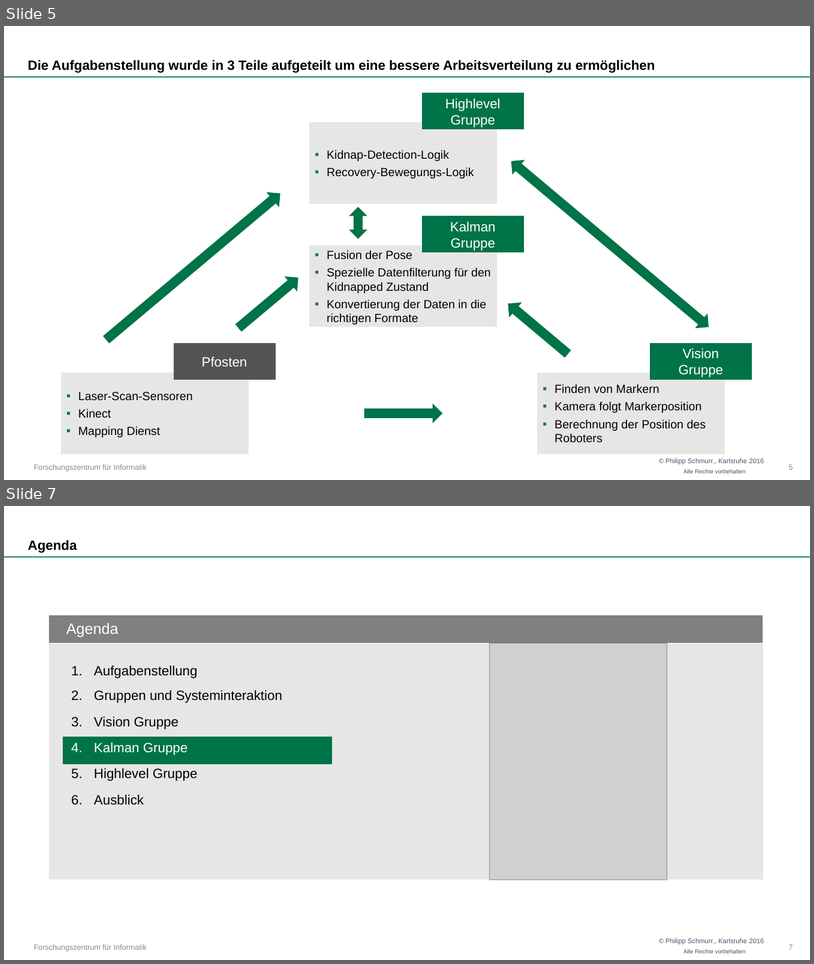
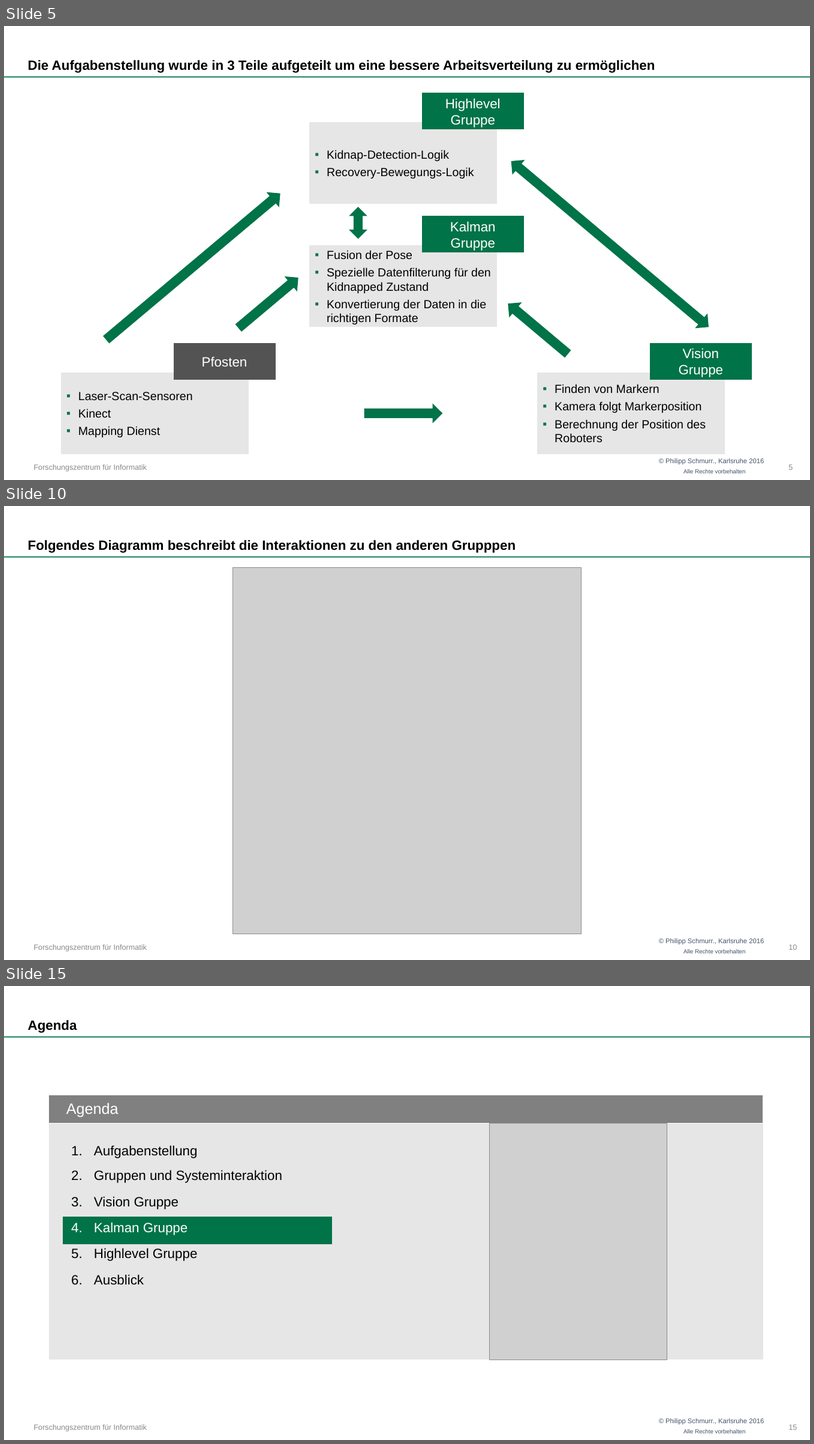
Before and after one commit to OtonoKakuei/robprak1516-documentation, a slide deck: robprak1516-presentation.pptx. Shown one above the other, each under a label of ours: slides 5 and 7 before the commit, slides 5, 10 and 15 after it; the slides between them are not shown. The pictures are 814x964 and 814x1444 pixels, drawn with LibreOffice and Linux fonts; fonts in the diff are those of the drawing; grey boxes stand for pictures; background and template pictures are left out. Boxes give left, top, right and bottom in pixels: in the first picture for what was removed or moved away, otherwise in the second. Text is boxed around its words. In the diff, an @@ line names an element or a change of style, - is before the commit and + after.

```diff
--- a/robprak1516-presentation.pptx
+++ b/robprak1516-presentation.pptx
@@ slide 10 added at bbox=[4, 506, 810, 960], background #FFFFFF; not listed: 4 template elements that a slide beside it also shows @@
@@ text added at bbox=[28, 540, 516, 553], 16 pt, text #000000, bold @@
+Folgendes Diagramm beschreibt die Interaktionen zu den anderen Grupppen
@@ picture added at bbox=[233, 568, 582, 933] @@
@@ page number added at bbox=[789, 944, 797, 949], 9 pt, text #868889 @@
+10
@@ what was slide 7 is now slide 15 @@
@@ page number at bbox=[789, 1424, 797, 1429]: text changed @@
-7
+15
```
Also in this commit, not shown: 1 slide changed, 7 other slides added.
